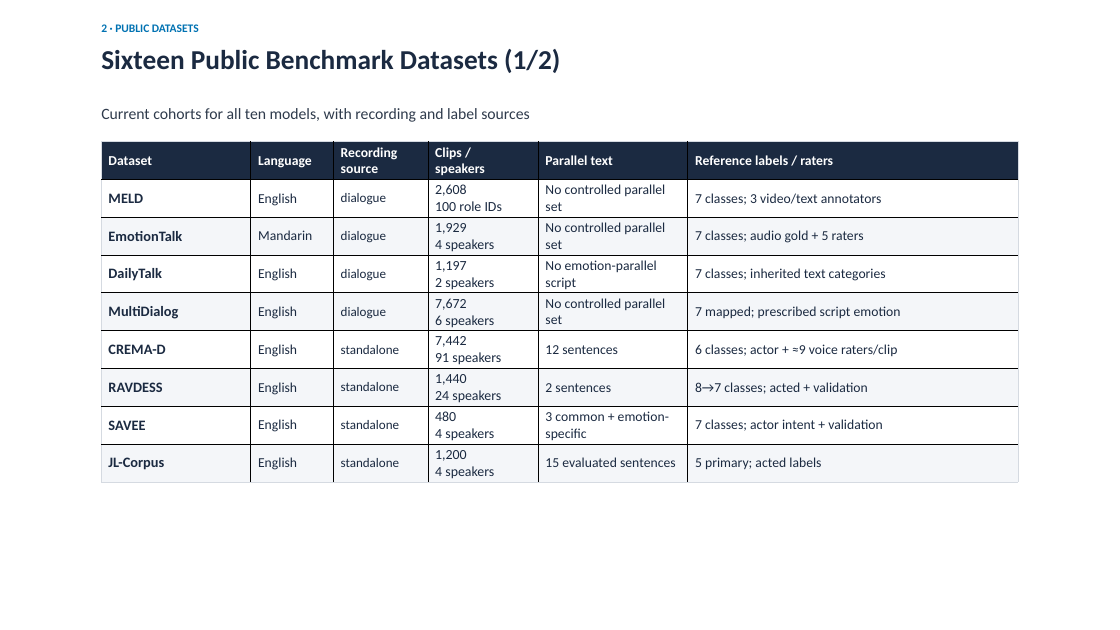
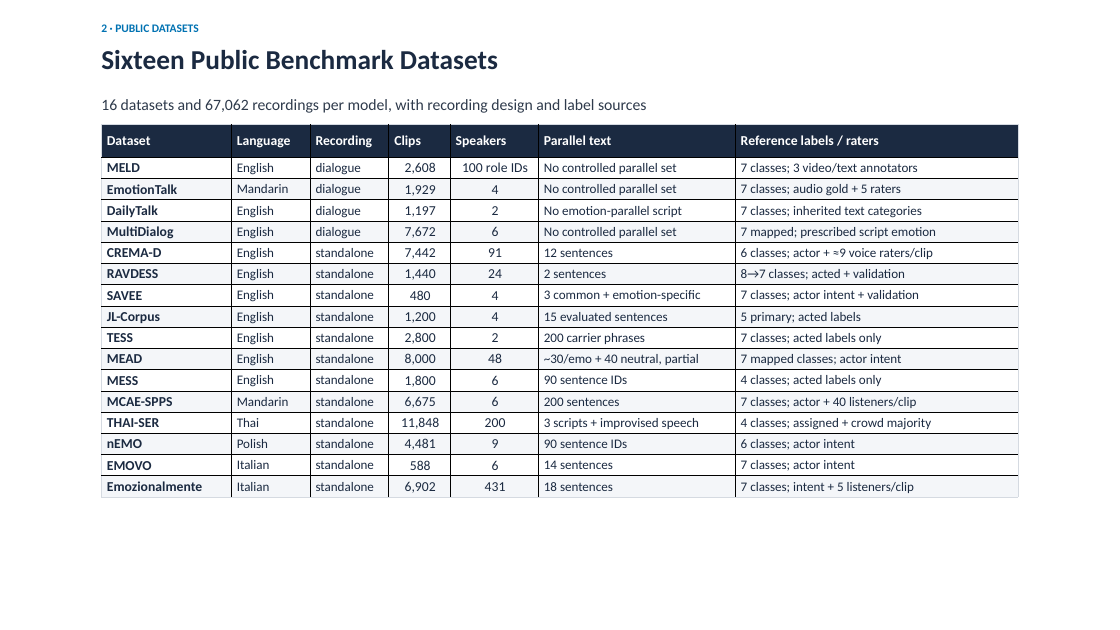
Before and after one commit to Davidlequnchen/emotion_recognition, a slide deck: slide 6 of emotion_recognition/presentation/SER_evaluation.pptx. Drawn at 1120x630 pixels with LibreOffice and Linux fonts; fonts in the diff are those of the drawing. Boxes give left, top, right and bottom in pixels: in the first picture for what was removed or moved away, otherwise in the second. Text is boxed around its words. In the diff, an @@ line names an element or a change of style, - is before the commit and + after.

Commit message:
docs: merge dataset overview and extend listener comparison

```diff
--- a/emotion_recognition/presentation/SER_evaluation.pptx
+++ b/emotion_recognition/presentation/SER_evaluation.pptx
@@ text at bbox=[101, 50, 498, 70]: text changed @@
-Sixteen Public Benchmark Datasets (1/2)
+Sixteen Public Benchmark Datasets
@@ text at bbox=[101, 99, 646, 113]: text changed @@
-Current cohorts for all ten models, with recording and label sources
+16 datasets and 67,062 recordings per model, with recording design and label sources
@@ table at bbox=[102, 124, 1019, 497] @@
-Dataset | Language | Recording / source | Clips / / speakers | Parallel text | Reference labels / raters
-MELD | English | dialogue | 2,608 / 100 role IDs | No controlled parallel set | 7 classes; 3 video/text annotators
-EmotionTalk | Mandarin | dialogue | 1,929 / 4 speakers | No controlled parallel set | 7 classes; audio gold + 5 raters
-DailyTalk | English | dialogue | 1,197 / 2 speakers | No emotion-parallel script | 7 classes; inherited text categories
-MultiDialog | English | dialogue | 7,672 / 6 speakers | No controlled parallel set | 7 mapped; prescribed script emotion
-CREMA-D | English | standalone | 7,442 / 91 speakers | 12 sentences | 6 classes; actor + ≈9 voice raters/clip
-RAVDESS | English | standalone | 1,440 / 24 speakers | 2 sentences | 8→7 classes; acted + validation
-SAVEE | English | standalone | 480 / 4 speakers | 3 common + emotion-specific | 7 classes; actor intent + validation
-JL-Corpus | English | standalone | 1,200 / 4 speakers | 15 evaluated sentences | 5 primary; acted labels
+Dataset | Language | Recording | Clips | Speakers | Parallel text | Reference labels / raters
+MELD | English | dialogue | 2,608 | 100 role IDs | No controlled parallel set | 7 classes; 3 video/text annotators
+EmotionTalk | Mandarin | dialogue | 1,929 | 4 | No controlled parallel set | 7 classes; audio gold + 5 raters
+DailyTalk | English | dialogue | 1,197 | 2 | No emotion-parallel script | 7 classes; inherited text categories
+MultiDialog | English | dialogue | 7,672 | 6 | No controlled parallel set | 7 mapped; prescribed script emotion
+CREMA-D | English | standalone | 7,442 | 91 | 12 sentences | 6 classes; actor + ≈9 voice raters/clip
+RAVDESS | English | standalone | 1,440 | 24 | 2 sentences | 8→7 classes; acted + validation
+SAVEE | English | standalone | 480 | 4 | 3 common + emotion-specific | 7 classes; actor intent + validation
+JL-Corpus | English | standalone | 1,200 | 4 | 15 evaluated sentences | 5 primary; acted labels
+TESS | English | standalone | 2,800 | 2 | 200 carrier phrases | 7 classes; acted labels only
+MEAD | English | standalone | 8,000 | 48 | ~30/emo + 40 neutral, partial | 7 mapped classes; actor intent
+MESS | English | standalone | 1,800 | 6 | 90 sentence IDs | 4 classes; acted labels only
+MCAE-SPPS | Mandarin | standalone | 6,675 | 6 | 200 sentences | 7 classes; actor + 40 listeners/clip
+THAI-SER | Thai | standalone | 11,848 | 200 | 3 scripts + improvised speech | 4 classes; assigned + crowd majority
+nEMO | Polish | standalone | 4,481 | 9 | 90 sentence IDs | 6 classes; actor intent
+EMOVO | Italian | standalone | 588 | 6 | 14 sentences | 7 classes; actor intent
+Emozionalmente | Italian | standalone | 6,902 | 431 | 18 sentences | 7 classes; intent + 5 listeners/clip
@@ table: place and size @@
-table at bbox=[102, 142, 1017, 483]
+table at bbox=[102, 124, 1019, 497]
```
Also in this commit, not shown: 1 slide added, 2 slides removed, 11 other files.
